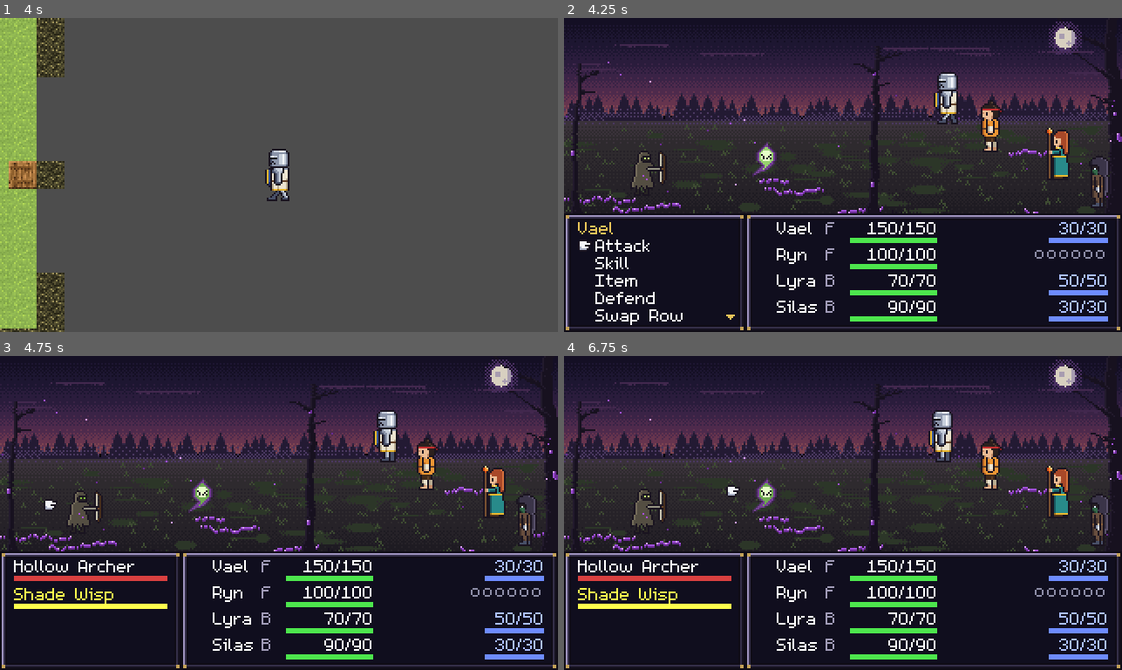
Above: before the commit, frames 1-4 (two rows, left to right).
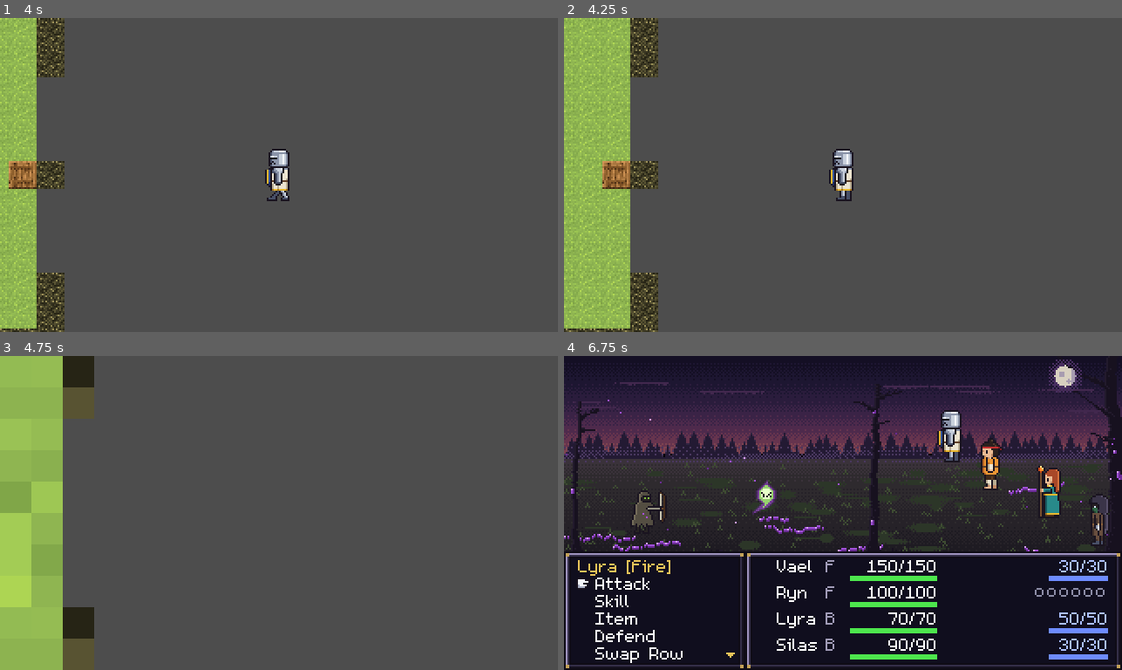
Above: after the commit, the same moments.

Repository: corytomlinson-oss/project_divine_light
Game: Godot game, scene res://scenes/overworld/Overworld.tscn
Two runs of this game, one before a commit and one after it. Both use one fixed random seed, a clock stepped at 60 frames per second and the inputs below.
Inputs:
- Up to frame 1 (4 s): tap Enter (confirm) at 0.5, 0.6, 1.35, 2.3, 3.05, 3.8 s; hold Right (right) 0.53-1.28 s; hold Down (down) 1.28-2.03 s; hold Right (right) 2.03-2.78 s; tap V (defend_shortcut) at 2.1 s; hold Up (up) 2.78-3.53 s; tap C (item_shortcut) at 2.85 s; hold Left (left) from 3.53 s (still down); tap E (next_member) at 3.6 s
- Up to frame 2 (4.25 s): keep holding Left (left); tap Escape (cancel) at 4.15 s
- Up to frame 3 (4.75 s): keep holding Left (left); tap Q (prev_member) at 4.35 s; tap Enter (confirm) at 4.55 s
- Up to frame 4 (6.75 s): tap Tab (pause) at 4.9 s; release Left (left) at 5.03 s; hold Down (down) 5.03-5.78 s; tap Enter (confirm) at 5.1, 5.85 s; hold Right (right) 5.78-6.53 s; hold Up (up) from 6.53 s (still down); tap V (defend_shortcut) at 6.6 s

Frame 1 is identical in both runs. In frame 2, 99% of the frame differs, in the area x 0-100%, y 0-100%; in frame 3, 98%; in frame 4, 3.8%.

Commit message:
Milestone 17d: transitions, battle-start effect, message pacing
- Transition autoload: every scene change fades through black, with the
  tree paused so no second step/encounter can fire mid-fade.
- Battle start: two flashes, then a mosaic breakup into black (new
  mosaic shader) with a new synthesized "encounter" sound; map music
  fades out. Existing SFX rebuilt byte-identical.
- Action messages auto-advance (length-based, A skips); victory and
  level-up messages still wait for A.
- Floating damage/heal numbers from the existing HP-diff passes.
- Pause menu reopens only after the Equip fade-in finishes.
- Docs: Milestone 17 complete; testing-across-scene-changes technique.

Co-Authored-By: Claude Opus 5.5 <noreply@anthropic.com>

Diff:
--- /dev/null
+++ b/divine-light/assets/shaders/mosaic.gdshader
@@ -0,0 +1,12 @@
+// SNES-style mosaic for the battle-start effect (Milestone 17d, Transition.gd):
+// samples the texture once per block_size x block_size cell, so raising
+// block_size breaks the captured screen up into ever bigger squares.
+shader_type canvas_item;
+
+uniform float block_size = 1.0;
+uniform vec2 screen_size = vec2(320.0, 180.0);
+
+void fragment() {
+	vec2 cell = floor(UV * screen_size / block_size) * block_size + block_size * 0.5;
+	COLOR = texture(TEXTURE, cell / screen_size);
+}
--- a/divine-light/project.godot
+++ b/divine-light/project.godot
@@ -21,6 +21,7 @@
 Sfx="*res://scripts/systems/Sfx.gd"
 Music="*res://scripts/systems/Music.gd"
 UiInput="*res://scripts/systems/UiInput.gd"
+Transition="*res://scripts/systems/Transition.gd"
 
 [display]
 
--- a/divine-light/scripts/battle/Battle.gd
+++ b/divine-light/scripts/battle/Battle.gd
@@ -178,6 +178,13 @@
 const PARTY_STEP_FORWARD := 5.0
 const PARTY_WALK_SPEED := 60.0
 
+# Battle messages advance on their own (Milestone 17d), like the SNES games:
+# a base pause plus a little per character, capped; A skips ahead. The
+# end-of-battle messages (victory, level-ups) still wait for A.
+const MESSAGE_BASE_TIME := 0.8
+const MESSAGE_TIME_PER_CHAR := 0.02
+const MESSAGE_MAX_TIME := 2.6
+
 const BOSS_ENCOUNTERS: Dictionary = {
 	"cathedral": {
 		"name": "Hollow Warden", "hp": 220, "atk": 14, "def": 8, "agi": 9, "xp": 300,
@@ -256,6 +263,7 @@
 # Blinking arrow in the banner's corner while a message waits for A.
 var _advance_hint := ScrollHint.new()
 var _blink := 0.0
+var _message_timer := 0.0
 
 
 func _ready() -> void:
@@ -517,6 +525,8 @@
 		elif not member.is_ko and member.hp < _party_last_hp[i] and not instant:
 			_tween_hurt(_restart_party_tween(i), sprite, _party_home(i))
 			Sfx.play("hit")
+		if not instant:
+			_popup_hp_change(sprite, _party_last_hp[i] - member.hp)
 		_party_last_hp[i] = member.hp
 
 
@@ -571,6 +581,43 @@
 	return sprite
 
 
+## Floating number over a fighter whose HP just changed (Milestone 17d): white
+## for damage, green for healing. Called from the same HP-diff passes that
+## drive the hurt/KO animations, so every source (attacks, skills, items,
+## poison ticks) shows one without a hook of its own.
+func _popup_hp_change(target: CanvasItem, damage: int) -> void:
+	if damage == 0 or target == null:
+		return
+	var label := Label.new()
+	label.text = str(absi(damage))
+	label.add_theme_color_override("font_color", Color.WHITE if damage > 0 else Color(0.45, 1.0, 0.45))
+	label.add_theme_color_override("font_shadow_color", Color.BLACK)
+	label.add_theme_constant_override("shadow_offset_x", 1)
+	label.add_theme_constant_override("shadow_offset_y", 1)
+	label.horizontal_alignment = HORIZONTAL_ALIGNMENT_CENTER
+	label.size = Vector2(40, 10)
+	label.position = (_popup_anchor(target) - Vector2(20, 10)).round()
+	label.z_index = 5
+	add_child(label)
+	var t := create_tween()
+	t.tween_property(label, "position:y", label.position.y - 8.0, 0.3).set_ease(Tween.EASE_OUT).set_trans(Tween.TRANS_QUAD)
+	t.tween_interval(0.45)
+	t.tween_property(label, "modulate:a", 0.0, 0.25)
+	t.tween_callback(label.queue_free)
+
+
+## Just above the top of a fighter's sprite (centered sprites) or placeholder
+## block (ColorRect, top-left positioned).
+func _popup_anchor(target: CanvasItem) -> Vector2:
+	if target is Control:
+		var rect := target as Control
+		return rect.position + Vector2(rect.size.x / 2.0, 0)
+	var sprite := target as AnimatedSprite2D
+	var tex: Texture2D = sprite.sprite_frames.get_frame_texture(sprite.animation, 0)
+	var half_h := tex.get_height() / 2.0 if tex != null else 16.0
+	return sprite.position - Vector2(0, half_h)
+
+
 func _restart_enemy_tween(i: int) -> Tween:
 	if _enemy_tweens[i] != null:
 		_enemy_tweens[i].kill()
@@ -630,6 +677,7 @@
 				_anim_enemy_death(i)
 		elif enemy.hp < _enemy_last_hp[i]:
 			_anim_enemy_hurt(i)
+		_popup_hp_change(_enemy_sprites[i], _enemy_last_hp[i] - enemy.hp)
 		_enemy_last_hp[i] = enemy.hp
 
 
@@ -652,15 +700,17 @@
 		State.SELECTING:
 			_handle_menu_input()
 		State.RESOLVING:
-			if Input.is_action_just_pressed("confirm"):
+			_message_timer -= delta
+			if Input.is_action_just_pressed("confirm") or _message_timer <= 0.0:
 				_execute_next_turn()
+				_message_timer = _message_time()
 		State.BATTLE_OVER:
 			if Input.is_action_just_pressed("confirm"):
 				if not _level_up_queue.is_empty():
 					Sfx.play("level_up")
 					message_label.text = _level_up_queue.pop_front()
 				else:
-					get_tree().change_scene_to_file(GameManager.current_scene_path)
+					Transition.change_scene(GameManager.current_scene_path)
 
 
 ## Which bottom-left window is up: the commands while a member is choosing
@@ -676,11 +726,17 @@
 	message_banner.size = message_banner.get_combined_minimum_size()
 
 
-## The banner's "press A" arrow: blinks in its bottom-right corner whenever a
-## message is waiting for confirm (actions playing out, the battle's end).
+## How long the current message stays up before the next action plays.
+func _message_time() -> float:
+	return minf(MESSAGE_MAX_TIME, MESSAGE_BASE_TIME + MESSAGE_TIME_PER_CHAR * message_label.text.length())
+
+
+## The banner's "press A" arrow: blinks in its bottom-right corner while an
+## end-of-battle message waits for confirm (action messages move on by
+## themselves, see _message_time()).
 func _update_advance_hint(delta: float) -> void:
 	_blink = fmod(_blink + delta, 0.8)
-	var waiting := state != State.SELECTING and message_banner.visible
+	var waiting := state == State.BATTLE_OVER and message_banner.visible
 	_advance_hint.visible = waiting and _blink < 0.5
 	_advance_hint.more_below = true
 	_advance_hint.height = 0.0
@@ -878,7 +934,7 @@
 	var avg_enemy: float = float(enemy_total) / max(1, enemy_count)
 	var chance: int = clampi(50 + roundi((avg_party - avg_enemy) * 2.0), 10, 90)
 	if randi() % 100 < chance:
-		get_tree().change_scene_to_file(GameManager.current_scene_path)
+		Transition.change_scene(GameManager.current_scene_path)
 	else:
 		message_label.text = "Couldn't escape!"
 
@@ -1142,6 +1198,7 @@
 	_turn_queue.sort_custom(func(a, b): return (a.agi - a.agi_debuff) > (b.agi - b.agi_debuff))
 	_update_enemy_ui()
 	_execute_next_turn()
+	_message_timer = _message_time()
 
 
 func _execute_next_turn() -> void:
--- a/divine-light/scripts/equip/Equip.gd
+++ b/divine-light/scripts/equip/Equip.gd
@@ -104,7 +104,7 @@
 
 
 func _exit_to_map() -> void:
-	get_tree().change_scene_to_file(GameManager.current_scene_path)
+	Transition.change_scene(GameManager.current_scene_path)
 
 
 ## Shows partial progress ("2/4 equipped"), not just the fully-active state -
--- a/divine-light/scripts/menu/PauseMenu.gd
+++ b/divine-light/scripts/menu/PauseMenu.gd
@@ -71,11 +71,10 @@
 
 
 func _open_equip() -> void:
-	get_tree().paused = false
 	GameManager.pending_spawn_position = _player.position
 	GameManager.has_pending_spawn = true
 	GameManager.reopen_pause_menu = true
-	get_tree().change_scene_to_file("res://scenes/equip/Equip.tscn")
+	Transition.change_scene("res://scenes/equip/Equip.tscn")
 
 
 ## One member: their standing sprite, name / class / level on the first line,
--- a/divine-light/scripts/player/Player.gd
+++ b/divine-light/scripts/player/Player.gd
@@ -20,10 +20,8 @@
 	_target = position
 	_reset_encounter_counter()
 	if GameManager.reopen_pause_menu:
-		# Back from a screen the pause menu opened (Equip): show the menu again.
-		# Deferred so the map controller has placed the player first.
 		GameManager.reopen_pause_menu = false
-		PauseMenu.open.call_deferred(self, 0)
+		_reopen_pause_menu()
 
 
 func _process(delta: float) -> void:
@@ -39,6 +37,17 @@
 		_open_pause_menu()
 	else:
 		_handle_input()
+
+
+## Back from a screen the pause menu opened (Equip): show the menu again once
+## the fade-in is done - the transition unpauses the tree when it finishes,
+## which would otherwise leave the menu open over a running map.
+func _reopen_pause_menu() -> void:
+	if Transition.is_busy():
+		await Transition.finished
+	else:
+		await get_tree().process_frame  # let the map controller place the player
+	PauseMenu.open(self)
 
 
 func _open_pause_menu() -> void:
@@ -120,7 +129,7 @@
 		return
 	var dest: Dictionary = map_root.get_door_destination(cell)
 	if not dest.is_empty():
-		get_tree().change_scene_to_file(dest["scene"])
+		Transition.change_scene(dest["scene"])
 
 
 func _check_encounter() -> void:
@@ -129,7 +138,7 @@
 		_reset_encounter_counter()
 		GameManager.pending_spawn_position = position
 		GameManager.has_pending_spawn = true
-		get_tree().change_scene_to_file("res://scenes/battle/Battle.tscn")
+		Transition.to_battle()
 
 
 ## Fixed, visible encounter (Milestone 14) - unlike _check_encounter()'s random
@@ -138,7 +147,7 @@
 	GameManager.pending_spawn_position = position
 	GameManager.has_pending_spawn = true
 	GameManager.pending_boss_battle = true
-	get_tree().change_scene_to_file("res://scenes/battle/Battle.tscn")
+	Transition.to_battle()
 
 
 func _reset_encounter_counter() -> void:
--- a/divine-light/scripts/systems/Sfx.gd
+++ b/divine-light/scripts/systems/Sfx.gd
@@ -8,6 +8,7 @@
 	"attack", "spell", "hit",
 	"menu_move", "menu_confirm", "menu_cancel",
 	"victory", "level_up", "item", "equip",
+	"encounter",
 ]
 # Enough voices that a hit landing during a spell doesn't cut the spell off.
 const VOICES := 6
--- /dev/null
+++ b/divine-light/scripts/systems/Transition.gd
@@ -0,0 +1,97 @@
+extends CanvasLayer
+
+# Screen transitions (Milestone 17d), autoloaded as "Transition". Every scene
+# change goes through here instead of calling change_scene_to_file directly:
+#
+#   Transition.change_scene(path)  - quick fade through black (doors, menus,
+#                                    leaving a battle)
+#   Transition.to_battle()         - FF-style battle start: two flashes, then
+#                                    the frozen screen breaks into a mosaic and
+#                                    goes dark, with the "encounter" sound
+#
+# The tree is paused for the length of a transition, so the player can't take
+# another step (and trigger a second door or encounter) while the screen is
+# fading. This layer runs regardless (process mode Always).
+
+## Emitted once the new scene has faded in and the tree is running again.
+signal finished
+
+const FADE_OUT := 0.18
+const FADE_IN := 0.22
+const BATTLE_SCENE := "res://scenes/battle/Battle.tscn"
+const MOSAIC_SHADER := preload("res://assets/shaders/mosaic.gdshader")
+
+var _busy := false
+var _black := ColorRect.new()
+var _capture := TextureRect.new()
+
+
+func _ready() -> void:
+	layer = 100
+	process_mode = Node.PROCESS_MODE_ALWAYS
+	for c: Control in [_capture, _black]:
+		c.mouse_filter = Control.MOUSE_FILTER_IGNORE
+		c.size = Vector2(320, 180)
+		add_child(c)
+	_black.color = Color(0, 0, 0, 0)
+	_capture.visible = false
+	var mat := ShaderMaterial.new()
+	mat.shader = MOSAIC_SHADER
+	_capture.material = mat
+
+
+func is_busy() -> bool:
+	return _busy
+
+
+func change_scene(path: String) -> void:
+	if _busy:
+		return
+	_busy = true
+	get_tree().paused = true
+	var t := create_tween()
+	t.tween_property(_black, "color:a", 1.0, FADE_OUT)
+	await t.finished
+	await _swap_and_fade_in(path)
+
+
+func to_battle() -> void:
+	if _busy:
+		return
+	_busy = true
+	get_tree().paused = true
+	Sfx.play("encounter")
+	Music.stop(0.3)
+	_capture.texture = ImageTexture.create_from_image(get_viewport().get_texture().get_image())
+	_capture.material.set_shader_parameter("block_size", 1.0)
+	_capture.modulate = Color.WHITE
+	_capture.visible = true
+	var t := create_tween()
+	# Two quick flashes...
+	for i in 2:
+		t.tween_property(_capture, "modulate", Color(2.2, 2.2, 2.2), 0.05)
+		t.tween_property(_capture, "modulate", Color.WHITE, 0.07)
+	# ...then the scene breaks apart into blocks and goes dark.
+	t.tween_method(_set_block, 1.0, 24.0, 0.42)
+	t.parallel().tween_property(_capture, "modulate", Color.BLACK, 0.42)
+	await t.finished
+	_black.color.a = 1.0
+	_capture.visible = false
+	await _swap_and_fade_in(BATTLE_SCENE)
+
+
+func _set_block(value: float) -> void:
+	_capture.material.set_shader_parameter("block_size", roundf(value))
+
+
+func _swap_and_fade_in(path: String) -> void:
+	get_tree().change_scene_to_file(path)
+	# The new scene is in place (and its _ready has run) after this frame.
+	await get_tree().process_frame
+	await get_tree().process_frame
+	get_tree().paused = false
+	var t := create_tween()
+	t.tween_property(_black, "color:a", 0.0, FADE_IN)
+	await t.finished
+	_busy = false
+	finished.emit()
Not shown, added: divine-light/assets/audio/sfx/encounter.wav.import
Not shown, added: divine-light/assets/shaders/mosaic.gdshader.uid
Not shown, added: divine-light/scripts/systems/Transition.gd.uid
Not shown, changed: ASSETS.md
Not shown, changed: CLAUDE.md
Not shown, changed: README.md
Not shown, added: divine-light/assets/audio/sfx/encounter.wav
Not shown, changed: divine-light/assets/audio/source/build_sfx.py
